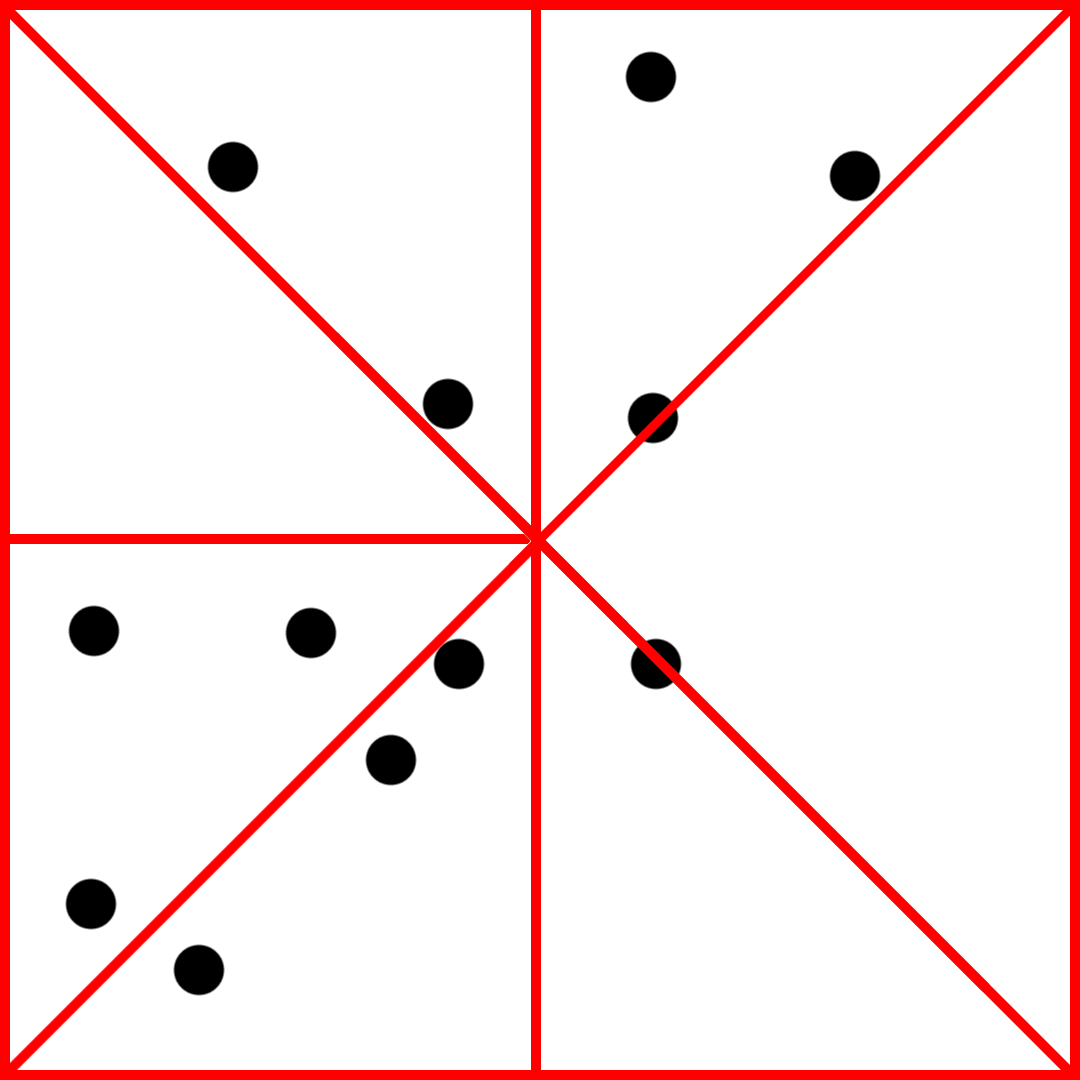
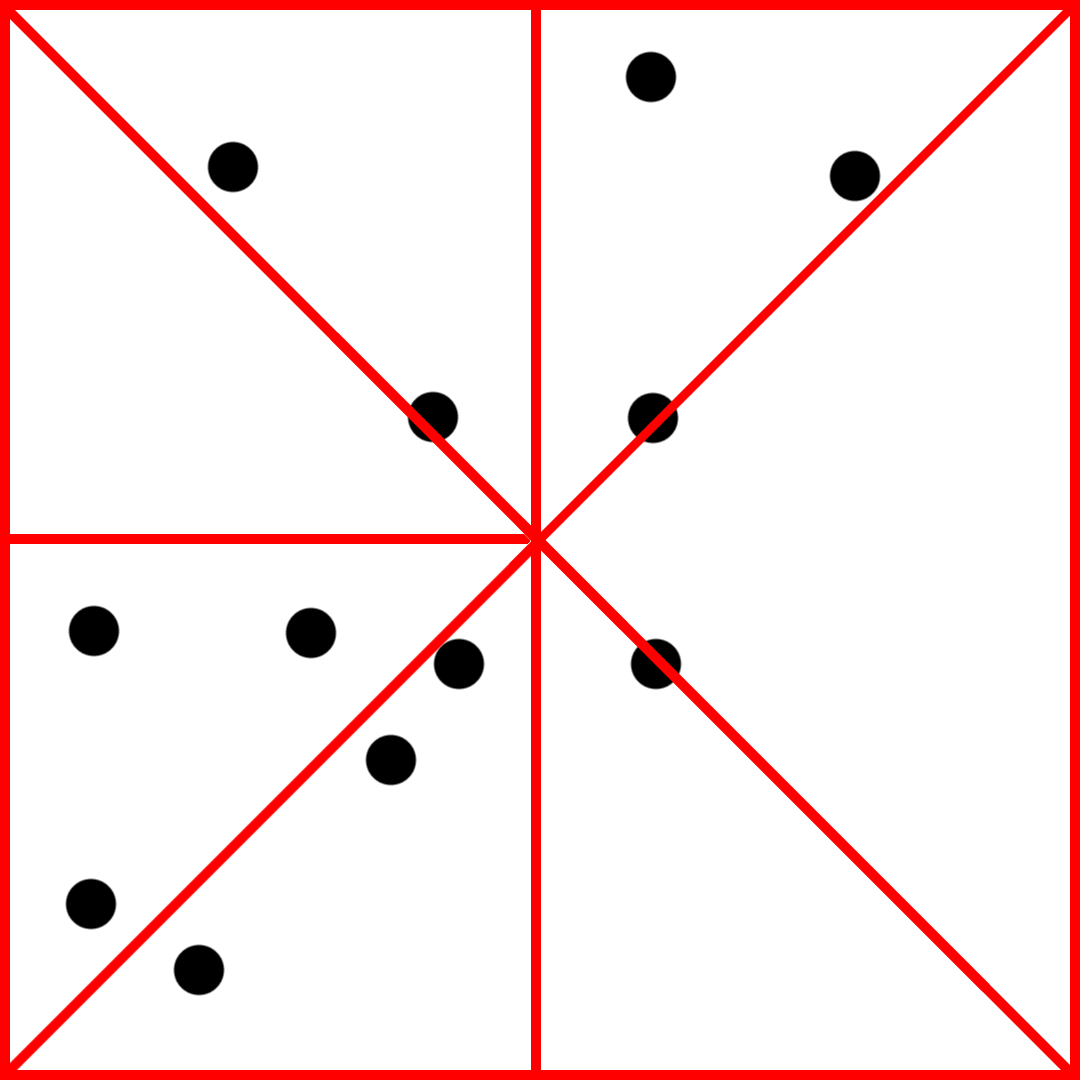
Layer changes from the first 1080x1080 image to the second:
painted on "Balls 2" over [407, 378, 474, 443]
